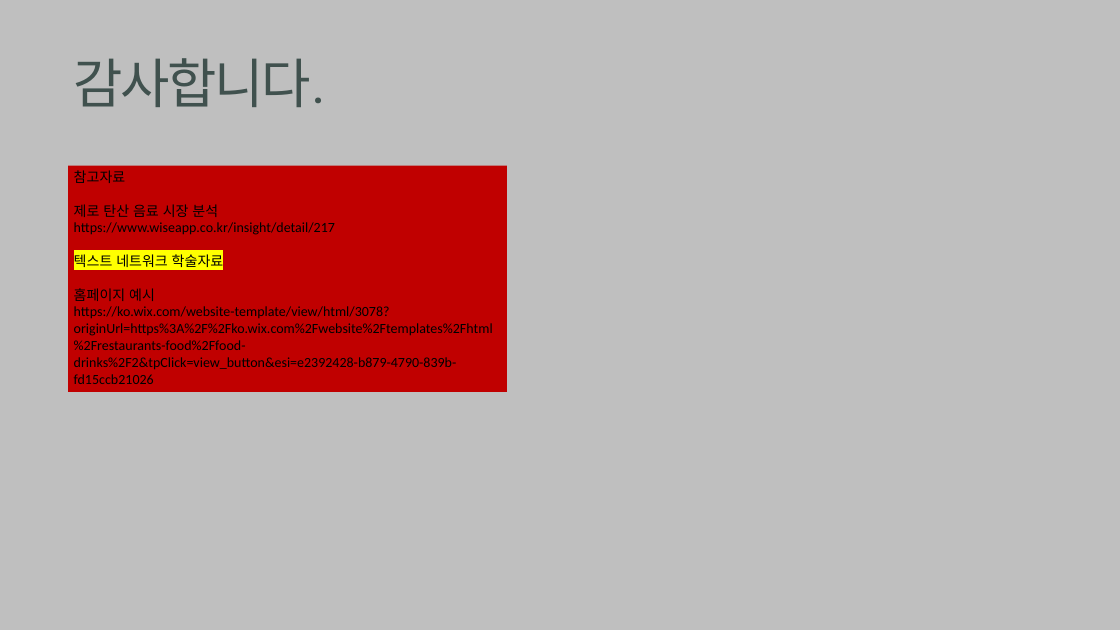
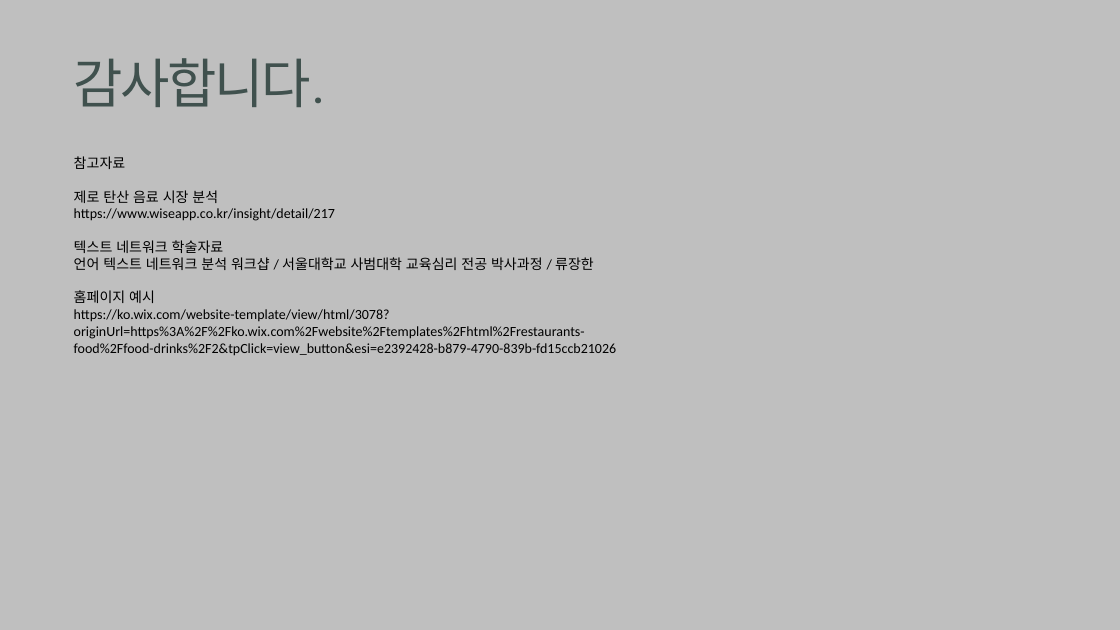
Before and after one commit to JUICE-JinHyeong/multicampus_final_First, a slide deck: slide 9 of final_project/프로젝트 필요 양식/멘토링_1조.pptx (slide 10 before the commit). Drawn at 1120x630 pixels with LibreOffice and Linux fonts; fonts in the diff are those of the drawing. Boxes give left, top, right and bottom in pixels: in the first picture for what was removed or moved away, otherwise in the second. Text is boxed around its words. In the diff, an @@ line names an element or a change of style, - is before the commit and + after.

```diff
--- a/final_project/프로젝트 필요 양식/멘토링_1조.pptx
+++ b/final_project/프로젝트 필요 양식/멘토링_1조.pptx
@@ text "참고자료": place and size @@
-text "참고자료" at <box>68,166,507,392</box>
+text "참고자료" at <box>74,156,616,356</box>
@@ text "참고자료" at <box>74,156,616,356</box>: fill #C00000 to none @@
@@ text at <box>74,257,594,270</box>: paragraph added @@
+언어 텍스트 네트워크 분석 워크샵 / 서울대학교 사범대학 교육심리 전공 박사과정 / 류장한
@@ text at <box>74,240,224,253</box>: highlight #FFFF00 to none in "텍스트 네트워크 학술자료" @@
```
Also in this commit, not shown: 3 other slides changed, 1 slide added, 2 slides removed, 2 other files.
